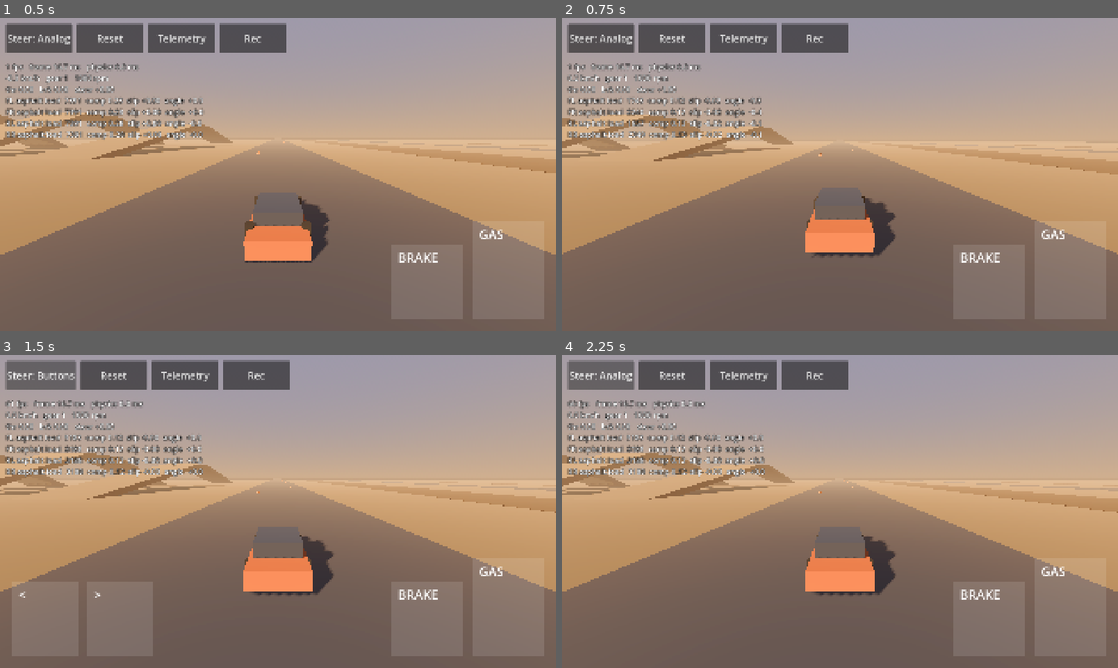
Above: before the commit, frames 1-4 (two rows, left to right).
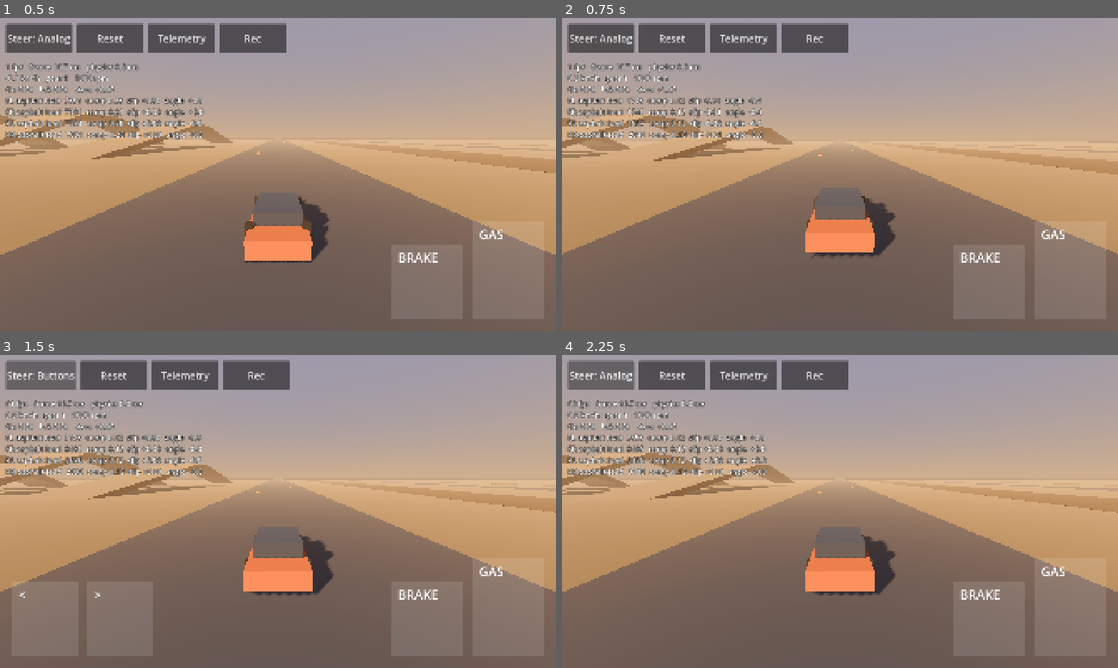
Above: after the commit, the same moments.

Repository: Stoian02/ridge
Game: Godot game, scene res://levels/test_ground/test_ground.tscn
Two runs of this game, one before a commit and one after it. Both use one fixed random seed, a clock stepped at 60 frames per second and the inputs below.
Inputs (mouse positions are in pixels of both pictures, inside the frame that each line leads up to):
- Up to frame 1 (0.5 s): no input
- Up to frame 2 (0.75 s): tap Enter at 0.5 s; move the mouse to (962, 158) at 0.52 s; hold D (steer_right) from 0.53 s (still down); tap W (throttle) at 0.6 s; click (962, 158) at 0.67 s
- Up to frame 3 (1.5 s): release D (steer_right) at 1.25 s; click "Steer: Analog" at 1.25 s
- Up to frame 4 (2.25 s): click "Steer: Buttons" at 2 s

Frame 1 is identical in both runs. In frame 2, 0.1% of the frame differs, in the area x 0-79%, y 25-76%; in frame 3, 0.6%; in frame 4, 0.7%, in the area x 0-97%, y 25-77%.

Commit message:
Fix sliding tire direction and ABS; tune the car to rotate
Co-Authored-By: Claude Haiku 4.5 <noreply@anthropic.com>
Claude-Session: https://claude.ai/code/session_01RhfJavT34eWyW3enLLKWgH

Diff:
--- a/car/car_stats.gd
+++ b/car/car_stats.gd
@@ -39,12 +39,14 @@
 @export var compress_damping: float = 2000.0
 @export var rebound_damping: float = 3000.0
 @export var bump_stop_stiffness: float = 200000.0
-@export var anti_roll_front: float = 8000.0
-@export var anti_roll_rear: float = 5000.0
+@export var anti_roll_front: float = 5000.0
+@export var anti_roll_rear: float = 8000.0
 
 @export_group("Tires")
 ## The car's own tire friction, multiplied with the surface grip.
 @export var tire_grip: float = 1.1
+## Rear tire grip as a share of the front's. Below 1.0 the car rotates more.
+@export var rear_grip_bias: float = 0.96
 ## Slip ratio where forward/backward grip peaks.
 @export var peak_slip_ratio: float = 0.12
 ## Slip angle (degrees) where sideways grip peaks.
@@ -78,15 +80,17 @@
 @export_group("Drivetrain")
 @export var drive_type: DriveType = DriveType.AWD
 ## AWD only: share of drive torque sent to the front axle.
-@export_range(0.0, 1.0) var front_torque_split: float = 0.45
+@export_range(0.0, 1.0) var front_torque_split: float = 0.35
 
 @export_group("Brakes")
 ## Total brake torque for the whole car at full pedal (Nm).
 @export var brake_torque: float = 10000.0
 ## Share of brake torque on the front axle.
-@export_range(0.0, 1.0) var brake_front_bias: float = 0.65
-## Simple ABS: eases the brake when a wheel starts to lock.
+@export_range(0.0, 1.0) var brake_front_bias: float = 0.6
+## ABS: holds the brake back once a wheel slips this much, so it keeps turning
+## near peak grip instead of locking (a locked wheel cannot steer the car).
 @export var abs_enabled: bool = true
+@export var abs_target_slip: float = 0.15
 ## Below this speed (m/s) with no pedal pressed, the brakes hold the car.
 @export var auto_hold_speed: float = 0.5
 ## Below this speed (m/s) the brake pedal selects reverse and gas selects drive.
@@ -97,15 +101,15 @@
 ## pedals are on/off, so without it full throttle usually means wheelspin.
 @export var traction_control: bool = true
 ## Slip ratio the traction control allows before it starts trimming torque.
-@export var traction_slip_target: float = 0.2
+@export var traction_slip_target: float = 0.3
 
 @export_group("Steering")
 @export var max_steer_deg: float = 32.0
-## Steering lock at and above steer_limit_speed.
-@export var min_steer_deg: float = 8.0
-@export var steer_limit_speed: float = 40.0
 ## How fast the front wheels turn, degrees per second.
 @export var steer_rate_deg: float = 180.0
+## Share of the tire's best slip angle the steering assist adds on top of the
+## geometric angle. Below 1.0 the front tires stay short of ploughing.
+@export var steer_assist_slip: float = 0.75
 
 @export_group("Air control")
 ## Seconds all four wheels must be off the ground before air control activates.
--- a/car/rally_car.tres
+++ b/car/rally_car.tres
@@ -21,9 +21,10 @@
 compress_damping = 2000.0
 rebound_damping = 3000.0
 bump_stop_stiffness = 200000.0
-anti_roll_front = 8000.0
-anti_roll_rear = 5000.0
+anti_roll_front = 5000.0
+anti_roll_rear = 8000.0
 tire_grip = 1.1
+rear_grip_bias = 0.96
 peak_slip_ratio = 0.12
 peak_slip_angle_deg = 8.0
 slide_grip = 0.75
@@ -42,18 +43,18 @@
 shift_time = 0.18
 drivetrain_efficiency = 0.85
 drive_type = 2
-front_torque_split = 0.45
+front_torque_split = 0.35
 brake_torque = 10000.0
-brake_front_bias = 0.65
+brake_front_bias = 0.6
 abs_enabled = true
+abs_target_slip = 0.15
 auto_hold_speed = 0.5
 direction_change_speed = 1.0
 traction_control = true
-traction_slip_target = 0.2
+traction_slip_target = 0.3
 max_steer_deg = 32.0
-min_steer_deg = 8.0
-steer_limit_speed = 40.0
 steer_rate_deg = 180.0
+steer_assist_slip = 0.75
 airborne_grace = 0.1
 air_pitch_torque = 3000.0
 air_roll_torque = 1500.0
--- a/car/steering.gd
+++ b/car/steering.gd
@@ -12,10 +12,15 @@
 	stats = car_stats
 
 
-## Largest wheel angle (radians) allowed at a given speed (m/s).
+## Largest wheel angle (radians) worth using at a given speed (m/s): the angle
+## that turns the car on its tightest grip-limited arc, plus the slip angle the
+## tire needs to make that turn. More lock than this only ploughs the front
+## tires, which is why full-lock touch steering felt understeery.
 static func max_angle_for_speed(speed: float, car_stats: CarStats) -> float:
-	var t := clampf(absf(speed) / car_stats.steer_limit_speed, 0.0, 1.0)
-	return deg_to_rad(lerpf(car_stats.max_steer_deg, car_stats.min_steer_deg, t))
+	var grip_accel := car_stats.tire_grip * 9.8
+	var geometric := atan(car_stats.wheelbase * grip_accel / maxf(speed * speed, 1.0))
+	var useful := geometric + deg_to_rad(car_stats.peak_slip_angle_deg) * car_stats.steer_assist_slip
+	return minf(deg_to_rad(car_stats.max_steer_deg), useful)
 
 
 ## steer_input: -1 (full left) .. 1 (full right). Returns the new angle.
--- a/car/tire_model.gd
+++ b/car/tire_model.gd
@@ -40,16 +40,27 @@
 ## Tire force in the contact patch frame:
 ##   x = along the wheel heading (+ = forward), y = across it (+ = right).
 ## grip_force: the most force this tire can make right now (friction x load).
+## slip_velocity: how the contact patch actually skids over the ground —
+##   x = tread speed - ground speed along the heading, y = sideways speed.
+##   A sliding tire's friction points straight against that skid, so the force
+##   direction blends from the normalised-slip split (which sets how grip is
+##   shared between driving and cornering below the peak) to the skid direction
+##   once the tire is past the peak. Without this, a locked steered wheel pushes
+##   the car slightly out of the turn. Pass Vector2.ZERO to use only the
+##   normalised direction (pure-maths callers and tests).
 static func contact_force(ratio: float, angle: float, grip_force: float,
-		peak_ratio: float, peak_angle: float, slide_grip: float) -> Vector2:
+		peak_ratio: float, peak_angle: float, slide_grip: float,
+		slip_velocity := Vector2.ZERO) -> Vector2:
 	var slip := Vector2(ratio / peak_ratio, angle / peak_angle)
 	var amount := slip.length()
 	if amount < 0.000001:
 		return Vector2.ZERO
-	var direction := slip / amount
-	var force := grip_curve(amount, slide_grip) * grip_force
 	# Longitudinal force pushes along the slip; lateral force pushes against it.
-	return Vector2(direction.x * force, -direction.y * force)
+	var direction := Vector2(slip.x, -slip.y) / amount
+	if slip_velocity.length() > 0.01:
+		var skid := Vector2(slip_velocity.x, -slip_velocity.y).normalized()
+		direction = direction.lerp(skid, clampf(amount - 1.0, 0.0, 1.0)).normalized()
+	return direction * (grip_curve(amount, slide_grip) * grip_force)
 
 
 ## Largest longitudinal force that will not overshoot within one tick, i.e. will
--- a/car/wheel.gd
+++ b/car/wheel.gd
@@ -120,8 +120,11 @@
 	slip_ratio = TireModel.slip_ratio(tread_speed, forward_speed, stats.low_speed_reference)
 	slip_angle = TireModel.slip_angle(forward_speed, sideways_speed, stats.low_speed_reference)
 	var friction := surface.grip * stats.tire_grip * grip_table.multiplier(stats.archetype, surface.id)
+	if not is_front:
+		friction *= stats.rear_grip_bias
 	var tire := TireModel.contact_force(slip_ratio, slip_angle, friction * tire_load,
-			stats.peak_slip_ratio, deg_to_rad(stats.peak_slip_angle_deg), stats.slide_grip)
+			stats.peak_slip_ratio, deg_to_rad(stats.peak_slip_angle_deg), stats.slide_grip,
+			Vector2(tread_speed - forward_speed, sideways_speed))
 
 	# Never let a force overshoot within one tick: this is what stops low-speed jitter.
 	var corner_mass := maxf(tire_load / _gravity, 1.0)
@@ -155,19 +158,22 @@
 func _update_spin(delta: float, tire_force: float) -> void:
 	# The road pushes back on the tread with the opposite of the tire force.
 	spin_speed += (drive_torque - tire_force * stats.wheel_radius) / stats.wheel_inertia * delta
-	_apply_brakes(delta)
+	_apply_brakes(delta, tire_force)
 
 
 func _spin_freely(delta: float) -> void:
 	spin_speed += drive_torque / stats.wheel_inertia * delta
-	_apply_brakes(delta)
-
-
-func _apply_brakes(delta: float) -> void:
+	_apply_brakes(delta, 0.0)
+
+
+## road_force: the longitudinal tire force this tick (N), which is all the brake
+## can react against before the wheel locks.
+func _apply_brakes(delta: float, road_force: float) -> void:
 	var torque := brake_torque
-	# Simple ABS: ease off when the wheel turns much slower than the ground.
-	if stats.abs_enabled and in_contact and slip_ratio < -stats.peak_slip_ratio * 1.5:
-		torque *= 0.3
+	# ABS: once the wheel slips more than the target, hold the brake at what the
+	# road can take, so the wheel keeps turning near peak grip instead of locking.
+	if stats.abs_enabled and in_contact and slip_ratio < -stats.abs_target_slip:
+		torque = minf(torque, absf(road_force) * stats.wheel_radius)
 	spin_speed = move_toward(spin_speed, 0.0, torque / stats.wheel_inertia * delta)
 
 
--- /dev/null
+++ b/tests/scenarios/test_brake_in_turn.gd
@@ -0,0 +1,57 @@
+extends GutTest
+## Braking hard while steering must still turn the car the way the wheels point.
+## A locked or badly modelled tire pushes the nose out of the turn instead.
+
+const ASPHALT := preload("res://surfaces/asphalt.tres")
+
+
+func test_braking_while_steering_turns_into_the_corner() -> void:
+	add_child_autofree(ScenarioHelper.make_flat_ground(ASPHALT))
+	var car := ScenarioHelper.spawn_car(self, Vector3(0.0, 1.0, 0.0))
+	await wait_physics_frames(ScenarioHelper.ticks(1.0))
+
+	car.input.virtual_throttle = 1.0
+	var ticks := 0
+	while car.forward_speed() * 3.6 < 60.0 and ticks < ScenarioHelper.ticks(15.0):
+		await get_tree().physics_frame
+		ticks += 1
+
+	car.input.virtual_throttle = 0.0
+	car.input.virtual_brake = 1.0
+	car.input.virtual_steer = 1.0  # full right
+	var worst_wrong_way := 0.0
+	var total_yaw := 0.0
+	var samples := ScenarioHelper.ticks(1.5)
+	for i in samples:
+		await get_tree().physics_frame
+		# Yaw about +Y is to the left, so steering right should give negative yaw.
+		var yaw_rate := rad_to_deg(car.angular_velocity.y)
+		worst_wrong_way = maxf(worst_wrong_way, yaw_rate)
+		total_yaw += yaw_rate / samples
+	gut.p("brake-in-turn: average yaw %+.1f deg/s, worst wrong-way yaw %+.1f deg/s (+ = away from the turn)"
+			% [total_yaw, worst_wrong_way])
+	assert_lt(total_yaw, -3.0, "the car turns into the corner while braking")
+	assert_lt(worst_wrong_way, 2.0, "it never swings noticeably the other way")
+	assert_true(ScenarioHelper.is_upright(car))
+
+
+func test_abs_keeps_the_wheels_turning_under_full_braking() -> void:
+	add_child_autofree(ScenarioHelper.make_flat_ground(ASPHALT))
+	var car := ScenarioHelper.spawn_car(self, Vector3(0.0, 1.0, 0.0))
+	await wait_physics_frames(ScenarioHelper.ticks(1.0))
+
+	car.input.virtual_throttle = 1.0
+	var ticks := 0
+	while car.forward_speed() * 3.6 < 80.0 and ticks < ScenarioHelper.ticks(15.0):
+		await get_tree().physics_frame
+		ticks += 1
+
+	car.input.virtual_throttle = 0.0
+	car.input.virtual_brake = 1.0
+	var worst_slip := 0.0
+	for i in ScenarioHelper.ticks(1.0):
+		await get_tree().physics_frame
+		for wheel in car.wheels:
+			worst_slip = minf(worst_slip, wheel.slip_ratio)
+	gut.p("straight-line braking: worst slip ratio %.2f (-1 = locked)" % worst_slip)
+	assert_gt(worst_slip, -0.9, "no wheel locks up solid")
--- a/tests/unit/test_drivetrain.gd
+++ b/tests/unit/test_drivetrain.gd
@@ -85,6 +85,7 @@
 
 
 func test_traction_control_trims_torque_while_wheels_spin() -> void:
+	stats.traction_slip_target = 0.2  # set here so the car's tuning can move freely
 	_update_at_rpm(4000.0, 1.0, 0.0, 0.0)
 	var gripping := drivetrain.drive_torque
 	_update_at_rpm(4000.0, 1.0, 0.0, 0.3)
--- a/tests/unit/test_steering.gd
+++ b/tests/unit/test_steering.gd
@@ -13,10 +13,24 @@
 	assert_almost_eq(rad_to_deg(Steering.max_angle_for_speed(0.0, stats)), 32.0, 0.001)
 
 
-func test_lock_shrinks_with_speed() -> void:
-	assert_almost_eq(rad_to_deg(Steering.max_angle_for_speed(20.0, stats)), 20.0, 0.001)
-	assert_almost_eq(rad_to_deg(Steering.max_angle_for_speed(40.0, stats)), 8.0, 0.001)
-	assert_almost_eq(rad_to_deg(Steering.max_angle_for_speed(80.0, stats)), 8.0, 0.001)
+func test_assist_allows_only_the_useful_angle_at_speed() -> void:
+	# At 14 m/s the tightest grip-limited arc needs 7.9 degrees of geometry, and
+	# the assist adds 0.75 of the tire's 8 degree best slip angle on top.
+	assert_almost_eq(rad_to_deg(Steering.max_angle_for_speed(14.0, stats)), 13.89, 0.01)
+	assert_almost_eq(rad_to_deg(Steering.max_angle_for_speed(40.0, stats)), 6.97, 0.01)
+
+
+func test_lock_shrinks_as_speed_rises() -> void:
+	var previous := rad_to_deg(Steering.max_angle_for_speed(5.0, stats))
+	for speed in [10.0, 20.0, 30.0, 40.0, 60.0]:
+		var angle := rad_to_deg(Steering.max_angle_for_speed(speed, stats))
+		assert_lt(angle, previous, "%.0f m/s allows less lock" % speed)
+		previous = angle
+
+
+func test_lock_never_exceeds_the_steering_limit() -> void:
+	for speed in [0.0, 1.0, 3.0, 6.0]:
+		assert_lte(rad_to_deg(Steering.max_angle_for_speed(speed, stats)), stats.max_steer_deg)
 
 
 func test_wheels_turn_at_a_limited_rate() -> void:
--- a/tests/unit/test_tire_model.gd
+++ b/tests/unit/test_tire_model.gd
@@ -75,6 +75,24 @@
 	assert_lt(force.length(), 3000.0)
 
 
+func test_sliding_tire_pushes_straight_against_the_skid() -> void:
+	# A locked wheel (slip ratio -1) on a car moving forward and to the right:
+	# friction must point exactly opposite the way the patch skids.
+	var skid := Vector2(-14.0, 6.0)  # tread slower than the road, sliding right
+	var force := TireModel.contact_force(-1.0, deg_to_rad(23.0), 3000.0, 0.12, 0.14, SLIDE, skid)
+	var expected := Vector2(skid.x, -skid.y).normalized()
+	assert_almost_eq(force.normalized().angle_to(expected), 0.0, 0.001)
+
+
+func test_skid_direction_is_ignored_below_the_peak() -> void:
+	# Under the peak the normalised split still decides the direction, so a
+	# gripping tire keeps its cornering/driving balance.
+	var skid := Vector2(-0.2, 4.0)
+	var gripping := TireModel.contact_force(0.05, 0.05, 3000.0, 0.12, 0.14, SLIDE, skid)
+	var without := TireModel.contact_force(0.05, 0.05, 3000.0, 0.12, 0.14, SLIDE)
+	assert_almost_eq(gripping.angle_to(without), 0.0, 0.001)
+
+
 func test_max_longitudinal_force_for_free_wheel_is_limited_by_wheel_inertia() -> void:
 	# compliance = 1/300 + 0.3^2 / 1.0 = 0.09333 -> 1.0 / (0.09333 * 0.01) = 1071.43
 	var force := TireModel.max_longitudinal_force(1.0, 0.3, 1.0, 300.0, false, 0.01)
Not shown, added: tests/scenarios/test_brake_in_turn.gd.uid
